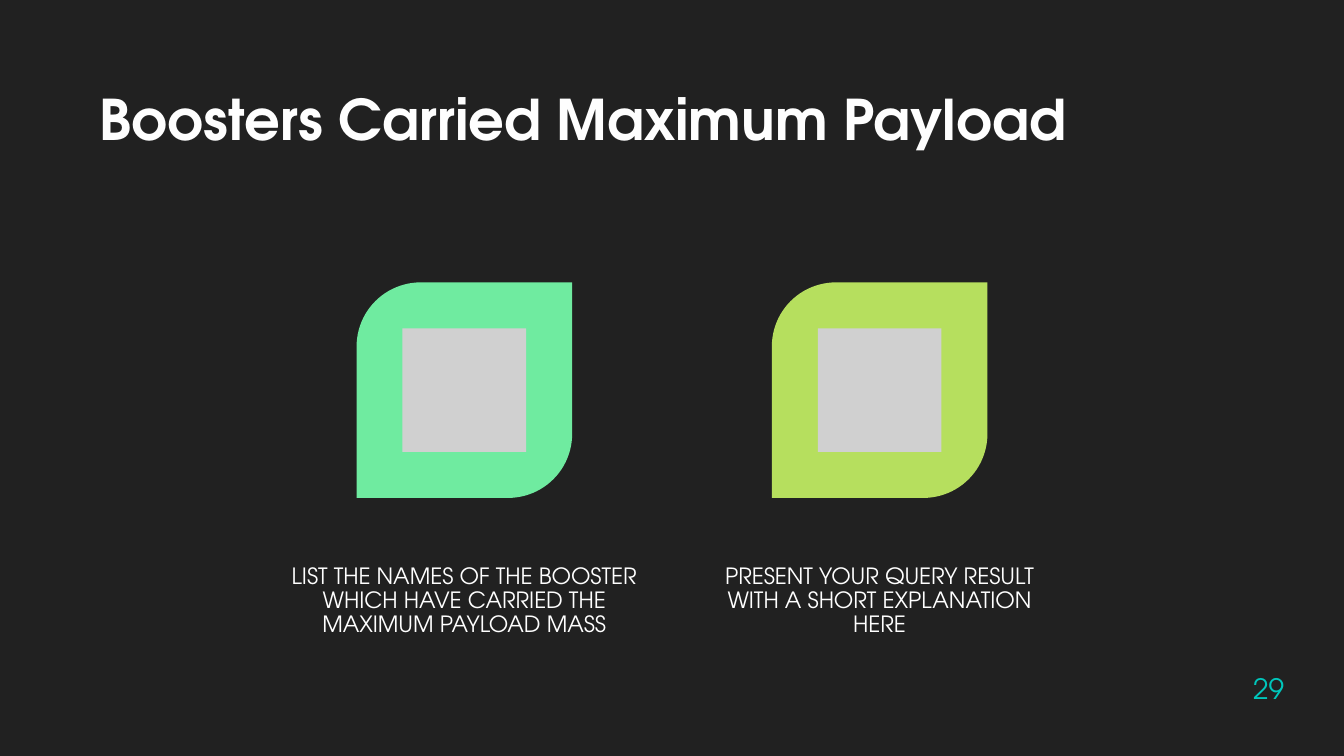
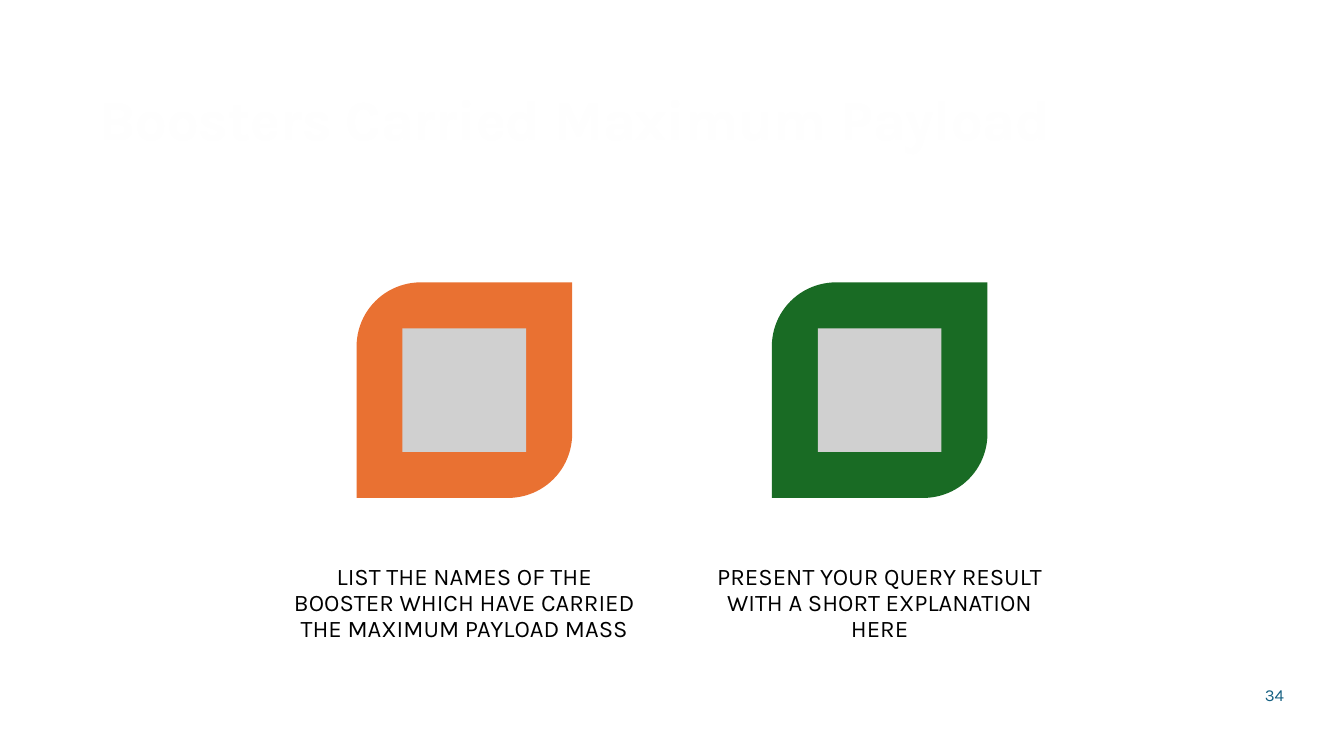
Before and after one commit to ObD-lance/data-science-capstone, a slide deck: slide 34 of LancePeterson-ds-capstone-slides.pptx (slide 29 before the commit). Drawn at 1344x756 pixels with LibreOffice and Linux fonts; fonts in the diff are those of the drawing; grey boxes stand for pictures; background and template pictures are left out. Boxes give left, top, right and bottom in pixels: in the first picture for what was removed or moved away, otherwise in the second. Text is boxed around its words. In the diff, an @@ line names an element or a change of style, - is before the commit and + after.

```diff
--- a/LancePeterson-ds-capstone-slides.pptx
+++ b/LancePeterson-ds-capstone-slides.pptx
@@ background #212121 to picture (left out) @@
@@ text "Boosters Carried Maximum Payload" at (x1=90, y1=49, x2=1255, y2=156): font TeX Gyre Adventor to Karla @@
@@ round diag rect at (x1=357, y1=282, x2=573, y2=498): fill #6FEBA0 to #E97132 @@
@@ round diag rect at (x1=772, y1=282, x2=988, y2=498): fill #B6DF5E to #196B24 @@
@@ text "LIST THE NAMES OF THE ..." at (x1=294, y1=569, x2=634, y2=638): size 16 to 17 pt, font TeX Gyre Adventor to Karla, text colour #FFFFFF to #000000 @@
@@ text "PRESENT YOUR QUERY RESULT WITH ..." at (x1=717, y1=569, x2=1042, y2=637): size 16 to 17 pt, font TeX Gyre Adventor to Karla, text colour #FFFFFF to #000000 @@
@@ page number at (x1=1265, y1=690, x2=1284, y2=701): text changed; size 20 to 12 pt; font TeX Gyre Adventor to Karla; text colour #00C6BB to #156082 @@
-29
+34
```
Also in this commit, not shown: 37 other slides changed, 8 slides added, 3 slides removed, 3 other files.
